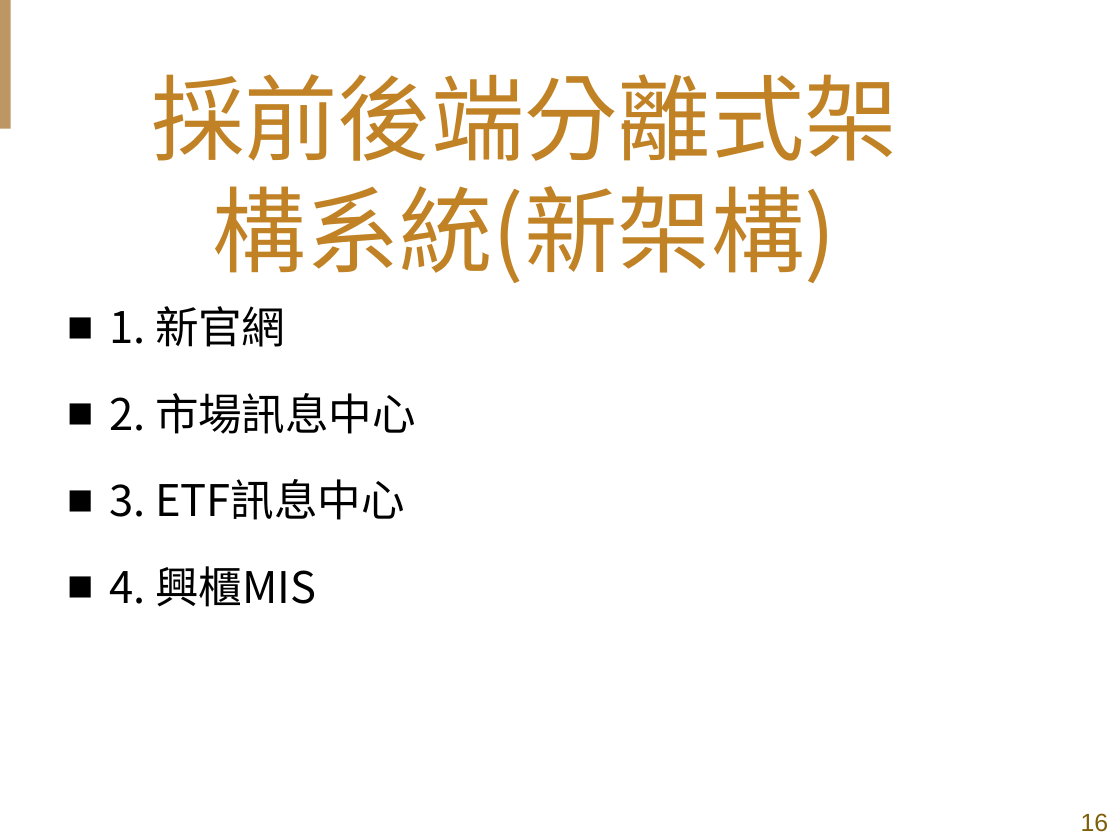
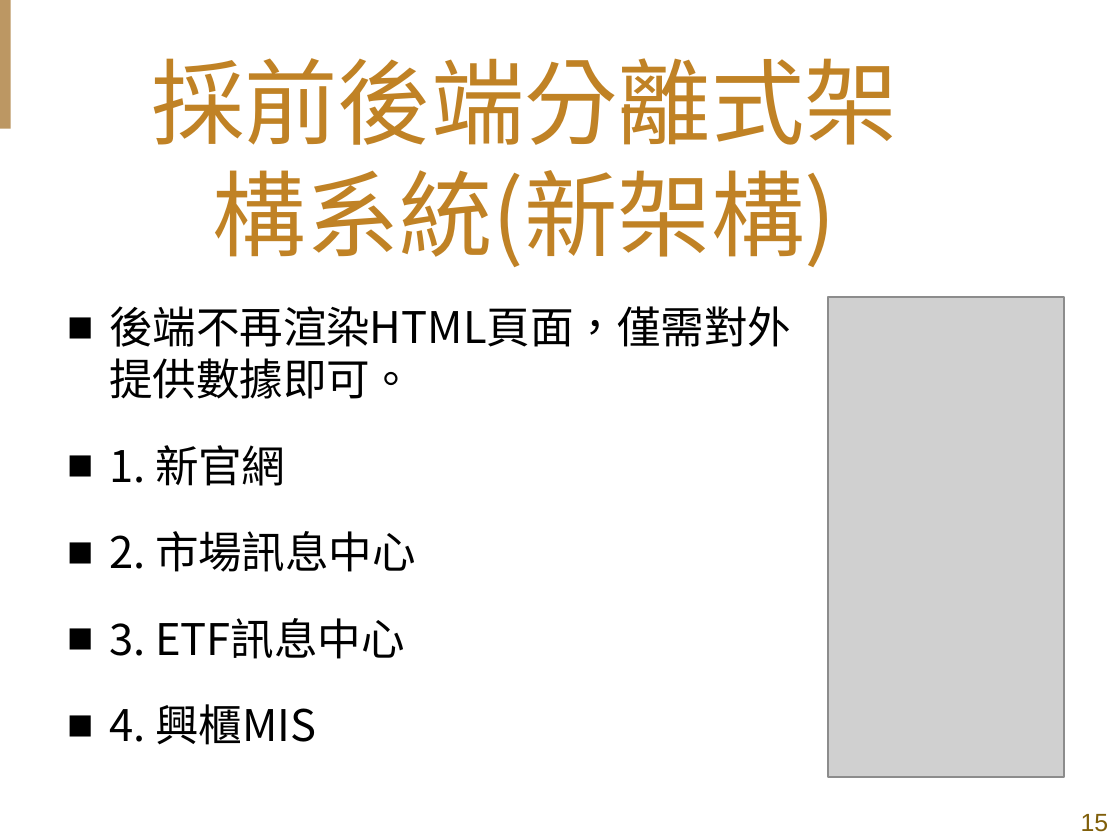
Before and after one commit to shih33/java_atguigu, a slide deck: slide 15 of 期末報告/期末簡報_施詠舜.pptx (slide 16 before the commit). Drawn at 1120x840 pixels with LibreOffice and Linux fonts; fonts in the diff are those of the drawing; grey boxes stand for pictures; background and template pictures are left out. Boxes give left, top, right and bottom in pixels: in the first picture for what was removed or moved away, otherwise in the second. Text is boxed around its words. In the diff, an @@ line names an element or a change of style, - is before the commit and + after.

```diff
--- a/期末報告/期末簡報_施詠舜.pptx
+++ b/期末報告/期末簡報_施詠舜.pptx
@@ title "採前後端分離式架構系統(新架構)": place and size @@
-title "採前後端分離式架構系統(新架構)" at (151,74,898,283)
+title "採前後端分離式架構系統(新架構)" at (151,58,898,267)
@@ picture added at (828,297,1064,777) @@
@@ text at (109,306,791,399): paragraph added @@
+■ 後端不再渲染HTML頁面，僅需對外提供數據即可。
@@ page number at (1081,814,1109,832): text changed @@
-16
+15
```
Also in this commit, not shown: 7 other slides changed, 1 slide added, 2 slides removed, 2 other files.
